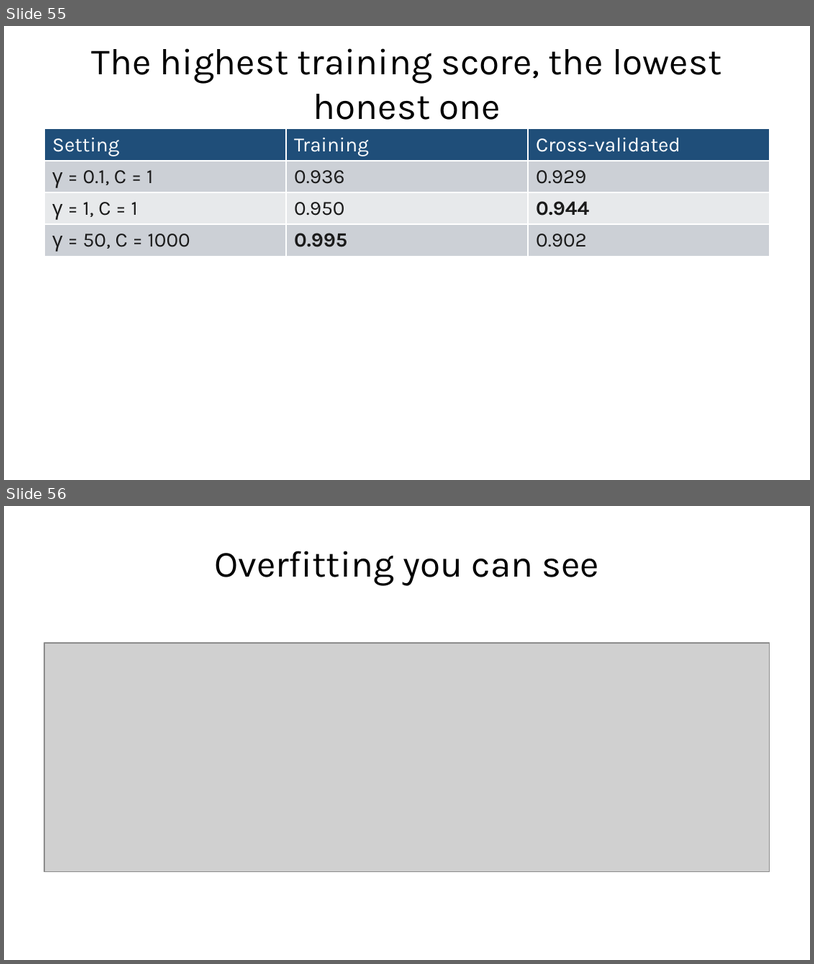
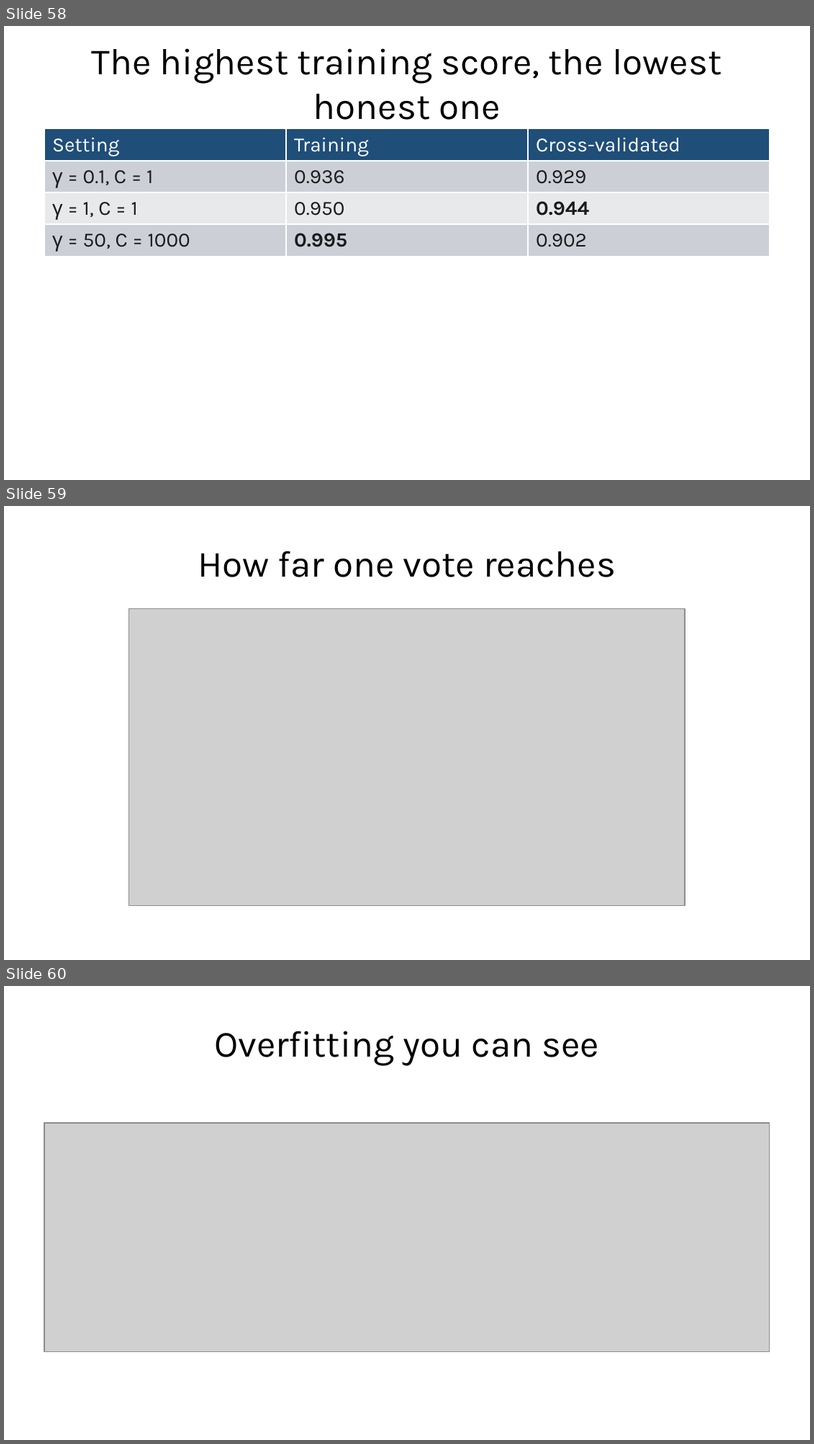
Before and after one commit to fabioantonini/technologies-for-artificial-intelligence, a slide deck: Lessons/06_knn_naive_bayes_svm/Slides/knn_naive_bayes_svm_slides.pptx. Shown one above the other, each under a label of ours: slides 55 and 56 before the commit, slides 58, 59 and 60 after it. The pictures are 814x964 and 814x1444 pixels, drawn with LibreOffice and Linux fonts; fonts in the diff are those of the drawing; grey boxes stand for pictures; background and template pictures are left out. Boxes give left, top, right and bottom in pixels: in the first picture for what was removed or moved away, otherwise in the second. Text is boxed around its words. In the diff, an @@ line names an element or a change of style, - is before the commit and + after.

```diff
--- a/Lessons/06_knn_naive_bayes_svm/Slides/knn_naive_bayes_svm_slides.pptx
+++ b/Lessons/06_knn_naive_bayes_svm/Slides/knn_naive_bayes_svm_slides.pptx
@@ slide 59 added at [4, 506, 810, 960], background #FFFFFF @@
@@ title added at [198, 551, 616, 577], 33 pt, text #1A1A1A @@
+How far one vote reaches
@@ picture added at [129, 609, 685, 905] @@
@@ what was slide 55 is now slide 58 @@
@@ what was slide 56 is now slide 60 @@
```
Also in this commit, not shown: 3 other slides added, 11 other files.
